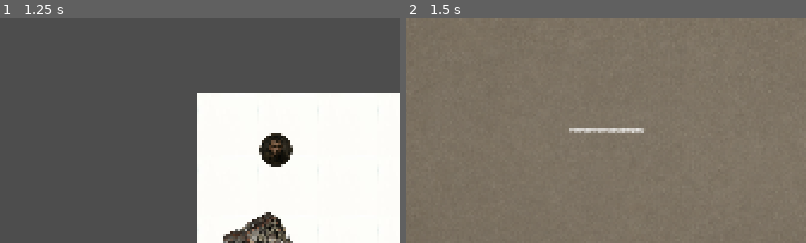
Above: before the commit, frames 1-2 (left to right).
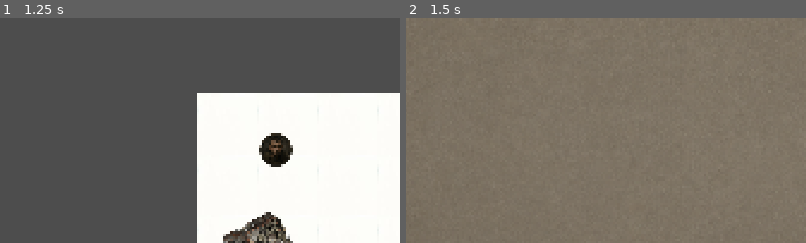
Above: after the commit, the same moments.

Repository: TrianVinn/Survival_Game_Inventory
Game: Godot game, scene res://scenes/world.tscn
Same seed, same stepped clock (60 frames per second), same inputs: the game is played once before the commit and once after it.
Inputs (mouse positions are % of the whole screen's width and height, from its top left):
- Up to frame 1 (1.25 s): click (5, 95) at 0.5 s
- Up to frame 2 (1.5 s): click (14, 95) at 1.25 s
The pictures show only the part of the screen within x 16-66%, y 21-71%; the shares and areas given below are measured in that part.

Frame 1 is identical in both runs. In frame 2, 0.4% of the frame differs, in the area x 40-60%, y 48-52%.

Commit message:
13 05 26

Diff:
--- a/scenes/inventory_ui.tscn
+++ b/scenes/inventory_ui.tscn
@@ -25,12 +25,4 @@
 offset_bottom = 605.0
 text = "CLOSE"
 
-[node name="Label" type="Label" parent="Panel" unique_id=1418651599]
-layout_mode = 0
-offset_left = 688.0
-offset_top = 483.0
-offset_right = 868.0
-offset_bottom = 506.0
-text = "fffffffffffffffffffffffffffffff"
-
 [connection signal="pressed" from="Panel/close_button" to="." method="_on_close_button_pressed"]
